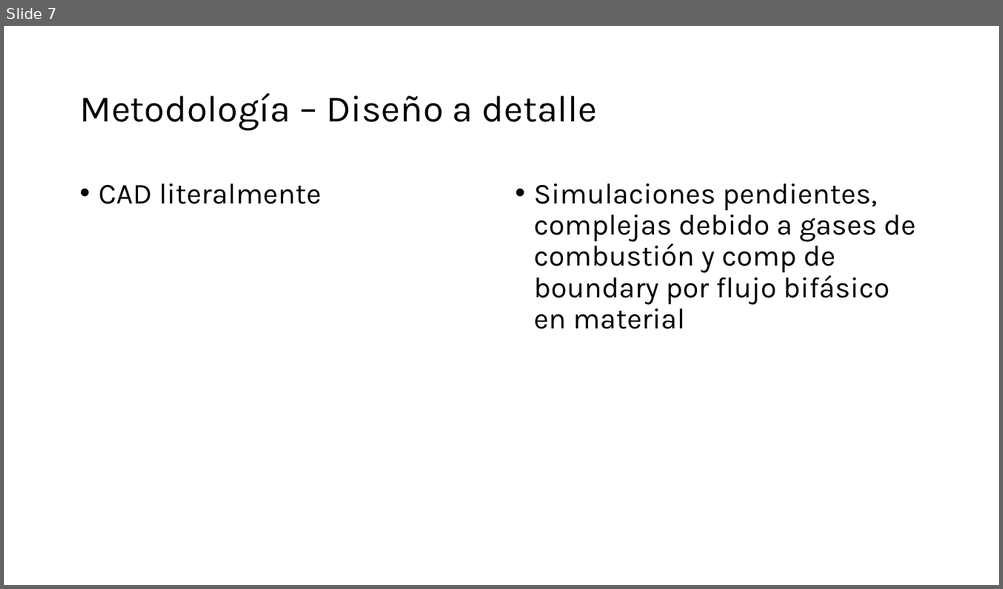
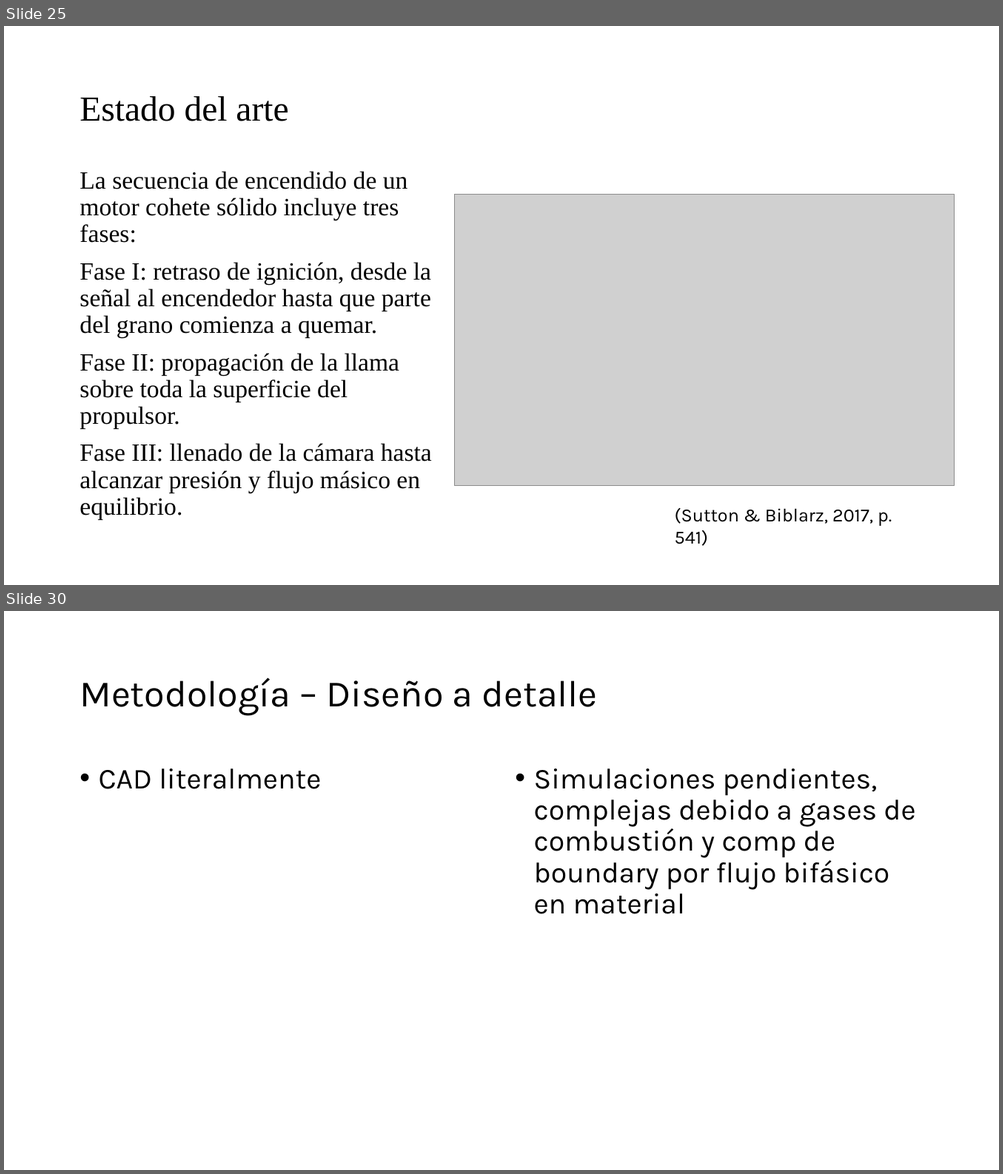
Before and after one commit to Archimedean2345/The-thermal-repository, a slide deck: PFlammam - Lucia V1 rev3/PFlammam - Lucia V1 - technical presentation.pptx. Shown one above the other, each under a label of ours: slide 7 before the commit, slides 25 and 30 after it; the slides between them are not shown. The pictures are 1003x589 and 1003x1174 pixels, drawn with LibreOffice and Linux fonts; fonts in the diff are those of the drawing; grey boxes stand for pictures. Boxes give left, top, right and bottom in pixels: in the first picture for what was removed or moved away, otherwise in the second. Text is boxed around its words. In the diff, an @@ line names an element or a change of style, - is before the commit and + after.

```diff
--- a/PFlammam - Lucia V1 rev3/PFlammam - Lucia V1 - technical presentation.pptx
+++ b/PFlammam - Lucia V1 rev3/PFlammam - Lucia V1 - technical presentation.pptx
@@ slide 25 added at [4,26,999,585], background #FFFFFF @@
@@ title added at [79,96,288,121], 34 pt, text #000000 @@
+Estado del arte
@@ text added at [79,171,432,520], 24 pt, text #000000 @@
+La secuencia de encendido de un motor cohete sólido incluye tres fases:
+Fase I: retraso de ignición, desde la señal al encendedor hasta que parte del grano comienza a quemar.
+Fase II: propagación de la llama sobre toda la superficie del propulsor.
+Fase III: llenado de la cámara hasta alcanzar presión y flujo másico en equilibrio.
@@ picture added at [455,195,954,486] @@
@@ text added at [674,508,891,546], 18 pt, text #000000 @@
+(Sutton & Biblarz, 2017, p. 541)
@@ what was slide 7 is now slide 30 @@
```
Also in this commit, not shown: 4 slides changed, 22 other slides added, 4 other files.
